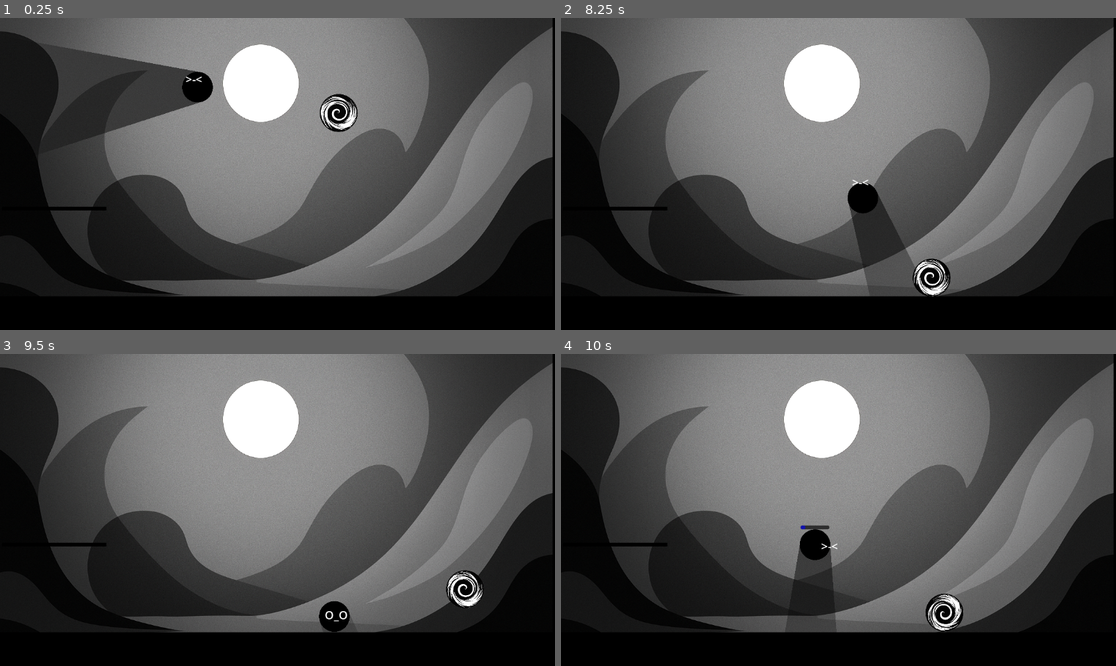
Above: before the commit, frames 1-4 (two rows, left to right).
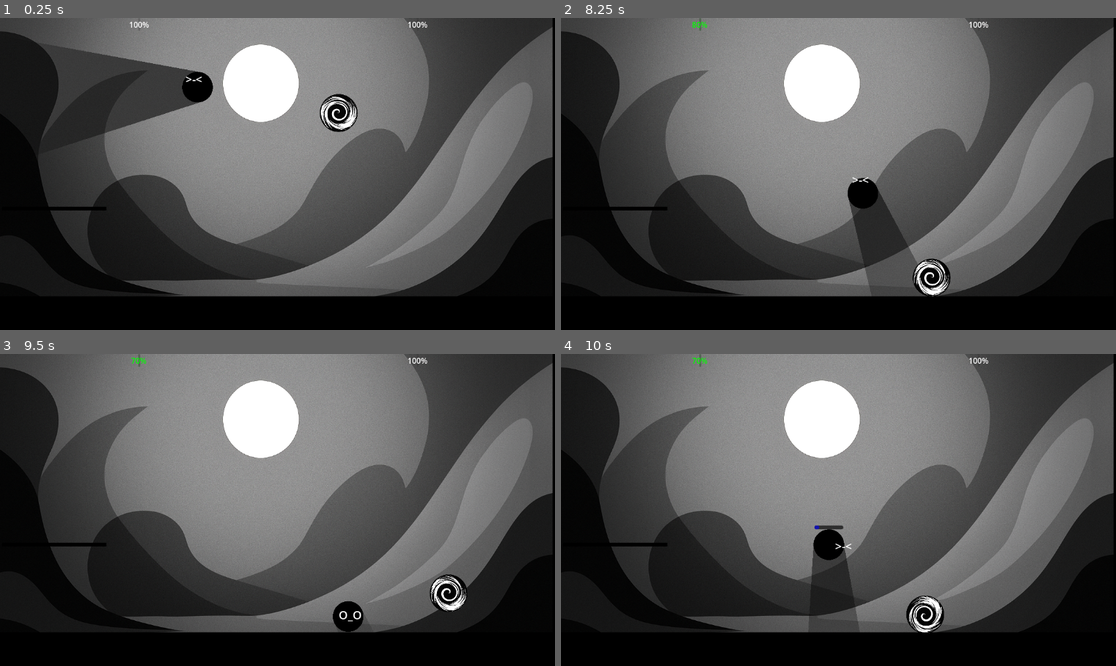
Above: after the commit, the same moments.

Repository: piperinnshall/Blattle
Game: Godot game, scene res://scenes/testlevel.tscn
Same seed, same stepped clock (60 frames per second), same inputs: the game is played once before the commit and once after it. Before the commit the project has no main scene; this scene is started directly in both runs.
Inputs (mouse positions are in pixels of both pictures, inside the frame that each line leads up to):
- Up to frame 1 (0.25 s): no input
- Up to frame 2 (8.25 s): tap Enter (ui_accept) at 0.5 s; move the mouse to (960, 158) at 0.52 s; hold D (right) 0.53-1.25 s; click (960, 158) at 0.6 s; tap W (jump) at 0.77, 1.07, 6.77, 7.07 s; tap Shift (dodge) at 0.8, 3.6, 5.1 s; drag from (727, 189) to (877, 33) at 1.27 s; move the mouse to (894, 105) at 2.02 s; hold A (left) 2.03-2.75 s; hold W (jump) 2.03-2.75 s; click (894, 105) at 2.3 s; drag from (810, 236) to (844, 149) at 2.77 s; move the mouse to (1005, 220) at 3.52 s; hold D (right) 3.53-4.25 s; hold W (jump) 3.53-4.25 s; drag from (672, 127) to (921, 276) at 4.27 s; move the mouse to (866, 174) at 5.02 s; hold D (right) 5.03-5.75 s; click (866, 174) at 5.17 s; drag from (755, 96) to (905, 280) at 5.77 s; move the mouse to (960, 158) at 6.52 s; hold A (left) 6.53-7.25 s; click (960, 158) at 6.6 s; drag from (727, 189) to (810, 236) at 7.27 s; move the mouse to (894, 105) at 8.02 s; hold D (right) from 8.03 s (still down); hold W (jump) from 8.03 s (still down); click (894, 105) at 8.1 s
- Up to frame 3 (9.5 s): release D (right) at 8.75 s; release W (jump) at 8.75 s; drag from (249, 572) to (382, 612) at 8.77 s
- Up to frame 4 (10 s): move the mouse to (1005, 556) at 9.52 s; hold A (left) from 9.53 s (still down); hold W (jump) from 9.53 s (still down); click (1005, 556) at 9.67 s; tap Shift (dodge) at 9.8 s

The runs differ from the first frame. In frame 1, less than 0.1% of the frame differs, in the area x 23-77%, y 1-4%; in frame 2, 0.5%; in frame 3, 1.4%; in frame 4, 2.5%, in the area x 23-77%, y 0-90%.

Commit message:
chore: added health and damage as well as fixing the npc spawns

Diff:
--- a/project.godot
+++ b/project.godot
@@ -11,6 +11,7 @@
 [application]
 
 config/name="Blattle"
+run/main_scene="uid://b2i3pr2ejrmkd"
 config/features=PackedStringArray("4.4", "Forward Plus")
 
 [editor_plugins]
--- /dev/null
+++ b/scenes/HealthBars.tscn
@@ -0,0 +1,30 @@
+[gd_scene load_steps=2 format=3 uid="uid://bv5jav4dhu5nu"]
+
+[ext_resource type="Script" uid="uid://dhs2db1osey0y" path="res://scripts/control.gd" id="1_ho7pg"]
+
+[node name="Control" type="Control"]
+layout_mode = 3
+anchors_preset = 15
+anchor_right = 1.0
+anchor_bottom = 1.0
+grow_horizontal = 2
+grow_vertical = 2
+script = ExtResource("1_ho7pg")
+
+[node name="HBoxContainer" type="HBoxContainer" parent="."]
+layout_mode = 1
+anchors_preset = 5
+anchor_left = 0.5
+anchor_right = 0.5
+offset_left = -576.0
+offset_right = 576.0
+offset_bottom = 100.0
+grow_horizontal = 2
+
+[node name="Player1HealthBar" type="ProgressBar" parent="HBoxContainer"]
+layout_mode = 2
+size_flags_horizontal = 6
+
+[node name="Player2HealthBar" type="ProgressBar" parent="HBoxContainer"]
+layout_mode = 2
+size_flags_horizontal = 6
--- a/scenes/TestNPC.tscn
+++ b/scenes/TestNPC.tscn
@@ -16,10 +16,10 @@
 fill_from = Vector2(0.5, 0.5)
 
 [sub_resource type="CircleShape2D" id="CircleShape2D_rrwvx"]
-radius = 30.8058
+radius = 34.0147
 
 [sub_resource type="CircleShape2D" id="CircleShape2D_gwt4r"]
-radius = 31.1448
+radius = 33.0
 
 [sub_resource type="CircleShape2D" id="CircleShape2D_6sstl"]
 radius = 603.367
@@ -41,6 +41,7 @@
 texture = ExtResource("2_passs")
 
 [node name="HitArea" type="Area2D" parent="."]
+visible = false
 collision_layer = 2
 collision_mask = 2
 
@@ -49,10 +50,10 @@
 disabled = true
 
 [node name="DamageArea" type="Area2D" parent="."]
+visible = false
 
 [node name="CollisionShape2D" type="CollisionShape2D" parent="DamageArea"]
 shape = SubResource("CircleShape2D_gwt4r")
-disabled = true
 debug_color = Color(0.641395, 0.464073, 0.651618, 0.42)
 
 [node name="PlayerDetector" type="Area2D" parent="."]
--- a/scenes/TestPlayer.tscn
+++ b/scenes/TestPlayer.tscn
@@ -15,7 +15,7 @@
 radius = 32.249
 
 [sub_resource type="RectangleShape2D" id="RectangleShape2D_hb7ax"]
-size = Vector2(114, 93.4375)
+size = Vector2(114, 72.4376)
 
 [sub_resource type="AtlasTexture" id="AtlasTexture_tfiva"]
 atlas = ExtResource("5_gv105")
@@ -143,7 +143,7 @@
 [node name="UpAttack" type="Area2D" parent="AttackSystem"]
 
 [node name="CollisionShape2D" type="CollisionShape2D" parent="AttackSystem/UpAttack"]
-position = Vector2(2, -81.7188)
+position = Vector2(2, -92.2188)
 shape = SubResource("RectangleShape2D_hb7ax")
 
 [node name="AttackSprite" type="AnimatedSprite2D" parent="AttackSystem/UpAttack"]
--- a/scenes/testlevel.tscn
+++ b/scenes/testlevel.tscn
@@ -1,9 +1,10 @@
-[gd_scene load_steps=14 format=3 uid="uid://b2i3pr2ejrmkd"]
+[gd_scene load_steps=15 format=3 uid="uid://b2i3pr2ejrmkd"]
 
 [ext_resource type="Texture2D" uid="uid://cqn6abucyx618" path="res://2c619dcb-a6ce-4f31-ae4d-376daaeffa7d.png" id="1_7ixgg"]
 [ext_resource type="PackedScene" uid="uid://do7uew7t2n8is" path="res://scenes/TestPlayer.tscn" id="2_6ewva"]
 [ext_resource type="PackedScene" uid="uid://cfr2gwmxc3aii" path="res://scenes/hittable_object.tscn" id="3_jiwm1"]
 [ext_resource type="PackedScene" uid="uid://cdcq14nucamxn" path="res://scenes/moon.tscn" id="5_7ixgg"]
+[ext_resource type="PackedScene" uid="uid://bv5jav4dhu5nu" path="res://scenes/HealthBars.tscn" id="5_hyqgw"]
 
 [sub_resource type="RectangleShape2D" id="RectangleShape2D_6ewva"]
 size = Vector2(1171.15, 123)
@@ -93,3 +94,13 @@
 position = Vector2(0.249999, 2.74998)
 scale = Vector2(3.39062, 0.125)
 texture = SubResource("GradientTexture2D_bx6wm")
+
+[node name="Control" parent="." node_paths=PackedStringArray("player1") instance=ExtResource("5_hyqgw")]
+anchors_preset = 5
+anchor_left = 0.5
+anchor_right = 0.5
+anchor_bottom = 0.0
+offset_left = 578.0
+offset_right = 578.0
+grow_vertical = 1
+player1 = NodePath("../Node2D")
--- /dev/null
+++ b/scripts/control.gd
@@ -0,0 +1,69 @@
+extends Control
+class_name HealthBarUI
+
+# Health bar constants
+const MAX_HEALTH: float = 100.0
+
+# Player references
+@export var player1: CharacterBody2D = null
+@export var player2: CharacterBody2D = null
+
+# UI Node references
+@onready var player1_health_bar: ProgressBar = $HBoxContainer/Player1HealthBar
+@onready var player2_health_bar: ProgressBar = $HBoxContainer/Player2HealthBar
+@onready var player1_label: Label = $HBoxContainer/Player1Label
+@onready var player2_label: Label = $HBoxContainer/Player2Label
+
+# Health tracking
+var player1_health: float = MAX_HEALTH
+var player2_health: float = MAX_HEALTH
+
+func _ready():
+	# Set up health bars
+	player1_health_bar.max_value = MAX_HEALTH
+	player2_health_bar.max_value = MAX_HEALTH
+	player1_health_bar.value = MAX_HEALTH
+	player2_health_bar.value = MAX_HEALTH
+
+
+
+func _process(delta):
+	update_health_bars()
+
+func update_health_bars():
+	# Update Player 1 health
+	if player1 and player1.has_method("get_health"):
+		var new_health = player1.get_health()
+		if new_health != player1_health:
+			player1_health = new_health
+			player1_health_bar.value = player1_health
+			update_health_bar_color(player1_health_bar)
+
+	# Update Player 2 health
+	if player2 and player2.has_method("get_health"):
+		var new_health = player2.get_health()
+		if new_health != player2_health:
+			player2_health = new_health
+			player2_health_bar.value = player2_health
+			update_health_bar_color(player2_health_bar)
+
+func update_health_bar_color(health_bar: ProgressBar):
+	var health_percent = health_bar.value / MAX_HEALTH
+
+	if health_percent > 0.5:
+		health_bar.modulate = Color.GREEN
+	elif health_percent > 0.25:
+		health_bar.modulate = Color.ORANGE
+	else:
+		health_bar.modulate = Color.RED
+
+# Public methods
+func set_player1_health(health: float):
+	player1_health = health
+	player1_health_bar.value = health
+	update_health_bar_color(player1_health_bar)
+
+func set_player2_health(health: float):
+	player2_health = health
+	player2_health_bar.value = health
+	update_health_bar_color(player2_health_bar)
--- a/scripts/test_npc.gd
+++ b/scripts/test_npc.gd
@@ -17,6 +17,10 @@
 
 # Health constants
 const DEATH_DAMAGE_THRESHOLD: float = 30.0
+
+# Damage constants - fast and responsive
+const DAMAGE_PER_SECOND: float = 20.0
+const DAMAGE_TICK_INTERVAL: float = 0.1
 
 # Export parameters for designer tweaking
 @export var knockback_resistance: float = 1.0
@@ -28,6 +32,8 @@
 var knockback_timer: float = 0.0
 var knockback_force_vector: Vector2 = Vector2.ZERO
 var total_damage: float = 0.0
+var is_damaging_player: bool = false
+var damage_tick_timer: float = 0.0
 
 # Node references
 @onready var player_detector: Area2D = $PlayerDetector
@@ -42,6 +48,12 @@
 	player_detector.body_entered.connect(_on_player_detected)
 	player_detector.body_exited.connect(_on_player_lost)
 	hit_area.body_entered.connect(_on_hit_by_player)
+
+	# Connect damage area signals for dealing damage to player
+	var damage_area = get_node_or_null("DamageArea")
+	if damage_area:
+		damage_area.body_entered.connect(_on_damage_area_entered)
+		damage_area.body_exited.connect(_on_damage_area_exited)
 
 func _debug_collision_setup():
 	print("=== ENEMY COLLISION SETUP ===")
@@ -57,6 +69,9 @@
 		_follow_player(delta)
 	else:
 		_decelerate(delta)
+
+	# Handle damage over time
+	_handle_damage_over_time(delta)
 
 	move_and_slide()
 	_update_sprite_rotation(delta)
@@ -176,6 +191,32 @@
 func on_hit(damage: float):
 	take_damage(damage)
 
+# Fast responsive damage when in damage area
+func _handle_damage_over_time(delta):
+	if is_damaging_player:
+		damage_tick_timer -= delta
+		if damage_tick_timer <= 0:
+			_deal_damage_to_player()
+			damage_tick_timer = DAMAGE_TICK_INTERVAL
+
+func _deal_damage_to_player():
+	if player and player.has_method("take_damage"):
+		var damage_amount = DAMAGE_PER_SECOND * DAMAGE_TICK_INTERVAL
+		player.take_damage(damage_amount)
+		print("Enemy dealing ", damage_amount, " damage to player")
+
+func _on_damage_area_entered(body):
+	if body.is_in_group("Players"):
+		print("Player entered damage area - starting damage over time")
+		is_damaging_player = true
+		damage_tick_timer = 0.0  # Start dealing damage immediately
+
+func _on_damage_area_exited(body):
+	if body.is_in_group("Players"):
+		print("Player left damage area - stopping damage over time")
+		is_damaging_player = false
+		damage_tick_timer = 0.0
+
 # Utility functions
 func is_player_detected() -> bool:
 	return is_following and player != null and player.is_in_group("Players")
--- a/scripts/test_player.gd
+++ b/scripts/test_player.gd
@@ -20,6 +20,10 @@
 # Input buffering
 @export var input_buffer_time: float = 0.1
 
+# Health system
+@export var max_health: float = 100.0
+var health: float = 100.0
+
 @onready var attack_system: Node2D = $AttackSystem
 
 # State variables
@@ -45,9 +49,13 @@
 
 func _ready():
 	jumps_remaining = max_jumps
+	health = max_health
 	# Store original collision settings
 	original_collision_layer = collision_layer
 	original_collision_mask = collision_mask
+
+	# Add to Players group
+	add_to_group("Players")
 
 func _physics_process(delta):
 	handle_gravity(delta)
@@ -139,9 +147,6 @@
 	# Reset coyote time after jumping
 	coyote_timer = 0.0
 
-	# Optional: Add jump sound or effect here
-	# AudioManager.play_sound("jump")
-
 func handle_dodge(delta):
 	# Update dodge cooldown
 	if dodge_cooldown_timer > 0:
@@ -179,9 +184,6 @@
 	# Make player invincible during dash
 	enable_dash_invincibility()
 
-	# Optional: Add dodge sound or effect here
-	# AudioManager.play_sound("dodge")
-
 func get_dodge_direction() -> int:
 	var input_direction = Input.get_axis("left", "right")
 
@@ -195,23 +197,16 @@
 
 	# Restore normal collision
 	disable_dash_invincibility()
-
-	# Optional: Add any end dodge effects here
 
 func enable_dash_invincibility():
 	# Store current collision settings
 	original_collision_layer = collision_layer
 	original_collision_mask = collision_mask
 
-	# Remove collision with enemies (typically layer 2) but keep floor collision
-	# Assuming: Layer 1 = Player, Layer 2 = Enemy, Layer 3 = Floor/Walls
-	# You may need to adjust these numbers based on your layer setup
-
 	# Remove from layer 1 (so enemies can't detect player)
 	collision_layer = 0
 
 	# Keep only floor collision (layer 3) in the mask, remove enemy collision
-	# This assumes floors are on layer 3 - adjust as needed
 	collision_mask = 4  # Binary: 100 (only layer 3)
 
 	print("Dash invincibility enabled")
@@ -228,43 +223,63 @@
 	if input_direction != 0:
 		facing_direction = sign(input_direction)
 
-# Utility functions
-func is_jumping() -> bool:
-	return velocity.y < 0
-
-func is_falling() -> bool:
-	return velocity.y > 0 and not is_on_floor()
-
-func get_speed() -> float:
-	return velocity.length()
-
-func get_dodge_cooldown_progress() -> float:
-	if dodge_cooldown_timer > 0:
-		return dodge_cooldown_timer / dodge_cooldown
-	else:
-		return 0.0
-
-func is_attacking() -> bool:
-	return attack_system.is_attacking if attack_system else false
-
-func can_attack() -> bool:
-	return attack_system.is_attack_ready() if attack_system else false
-
-# Check if player is invincible (can be called by enemies or damage systems)
-func is_invincible() -> bool:
-	return is_dodging
-
-# Method for taking damage - can be overridden to check invincibility
+# Health system methods
+func get_health() -> float:
+	return health
+
+func get_max_health() -> float:
+	return max_health
+
 func take_damage(damage: float):
 	if is_invincible():
 		print("Player is invincible - damage ignored!")
 		return
 
-	print("Player took ", damage, " damage")
-	# Add your damage handling logic here
+	health -= damage
+	health = max(0, health)
+	print("Player took ", damage, " damage. Health: ", health, "/", max_health)
+
+	if health <= 0:
+		die()
+
+func heal(amount: float):
+	health += amount
+	health = min(max_health, health)
+	print("Player healed ", amount, ". Health: ", health, "/", max_health)
+
+func die():
+	print("Player died!")
+	# Add death logic here - respawn, game over screen, etc.
+
+# Utility functions
+func is_jumping() -> bool:
+	return velocity.y < 0
+
+func is_falling() -> bool:
+	return velocity.y > 0 and not is_on_floor()
+
+func get_speed() -> float:
+	return velocity.length()
+
+func get_dodge_cooldown_progress() -> float:
+	if dodge_cooldown_timer > 0:
+		return dodge_cooldown_timer / dodge_cooldown
+	else:
+		return 0.0
+
+func is_attacking() -> bool:
+	return attack_system.is_attacking if attack_system else false
+
+func can_attack() -> bool:
+	return attack_system.is_attack_ready() if attack_system else false
+
+# Check if player is invincible (can be called by enemies or damage systems)
+func is_invincible() -> bool:
+	return is_dodging
 
 # Debug information
 func _on_debug_info():
+	print("Health: ", health, "/", max_health)
 	print("Jumps remaining: ", jumps_remaining)
 	print("Coyote time: ", coyote_timer)
 	print("Is dodging: ", is_dodging)
Not shown, added: scripts/control.gd.uid
